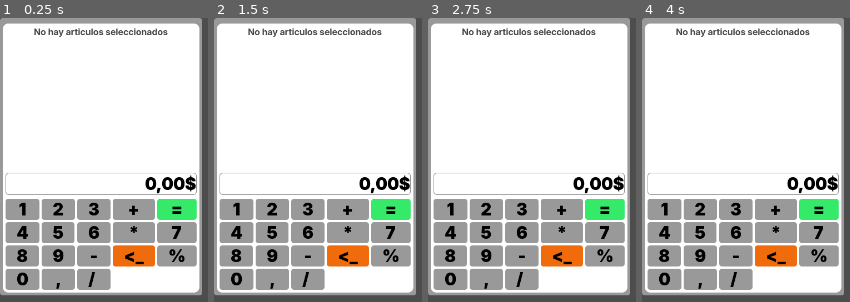
Above: before the commit, frames 1-4 (left to right).
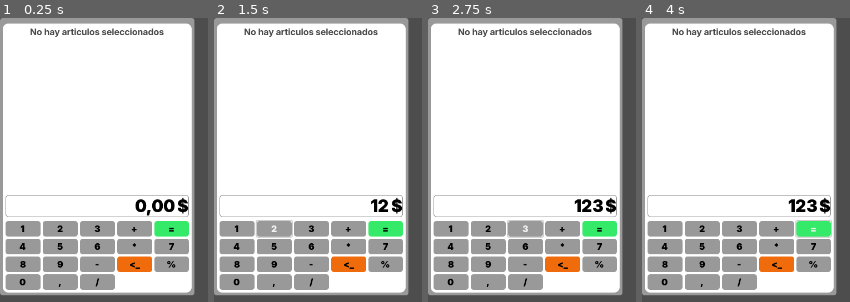
Above: after the commit, the same moments.

Repository: rteijeiro/tpv
Game: Godot game, scene res://scenes/calculator.tscn
The game is run twice, just before and just after one commit, with the same random seed, the same clock (stepped at 60 frames per second) and the same inputs. The project has no main scene, so this scene is started directly.
Inputs (mouse positions are in pixels of both pictures, inside the frame that each line leads up to):
- Up to frame 1 (0.25 s): no input
- Up to frame 2 (1.5 s): click (236, 228) at 0.5 s, where only the run after the commit has a clickable "1"; click (274, 228) at 1.25 s, where only the run after the commit has a clickable "2"
- Up to frame 3 (2.75 s): click (525, 228) at 2 s, where only the run after the commit has a clickable "3"
- Up to frame 4 (4 s): click (777, 228) at 2.75 s, where only the run after the commit has a clickable "+"; click (814, 228) at 3.5 s, where only the run after the commit has a clickable "="

The runs differ from the first frame. In frame 1, 23% of the frame differs, in the area x 2-98%, y 0-98%; in frame 2, 23%; in frame 3, 23%; in frame 4, 23%.

Commit message:
Añadido codigo a la calculadora

Diff:
--- /dev/null
+++ b/Scripts/calculator.gd
@@ -0,0 +1,101 @@
+extends Control
+
+
+
+var input: String
+var res: float
+var operation: String
+
+@onready var price = $PanelContainer/MarginContainer/PanelContainer/MarginContainer/VBoxContainer/PanelContainer/HBoxContainer/Price
+
+
+func _on_uno_pressed() -> void:
+	input += '1'
+	price.text = input
+
+func _on_dos_pressed() -> void:
+	input += '2'
+	price.text = input
+
+func _on_tres_pressed() -> void:
+	input += '3'
+	price.text = input
+
+func _on_suma_pressed() -> void:
+	res = int(input)
+	input = ''
+	operation = '+'
+	price.text = input
+
+func _on_resultado_pressed() -> void:
+	if operation == '+':
+		res += float(input)
+	if operation == '-':
+		res -= float(input)
+	if operation == '*':
+		res *= float(input)
+	if operation == '/':
+		res /= float(input)
+	#if operation == '%':
+		#res %= float(input)
+	print(res)
+	price.text = str(res)
+	input = ''
+	res = 0
+
+func _on_cuatro_pressed() -> void:
+	input += '4'
+	price.text = input
+
+func _on_cinco_pressed() -> void:
+	input += '5'
+	price.text = input
+
+func _on_seis_pressed() -> void:
+	input += '6'
+	price.text = input
+
+func _on_multiplicacion_pressed() -> void:
+	res = int(input)
+	input = ''
+	operation = '*'
+	price.text = input
+
+func _on_siete_pressed() -> void:
+	input += '7'
+	price.text = input
+
+
+func _on_ocho_pressed() -> void:
+	input += '8'
+	price.text = input
+
+func _on_nueve_pressed() -> void:
+	input += '9'
+	price.text = input
+
+func _on_resta_pressed() -> void:
+	res = int(input)
+	input = ''
+	operation = '-'
+	price.text = input
+
+func _on_modulo_pressed() -> void:
+	res = int(input)
+	input = ''
+	operation = '%'
+	price.text = input
+
+func _on_cero_pressed() -> void:
+	input += '0'
+	price.text = input
+
+func _on_division_pressed() -> void:
+	res = int(input)
+	input = ''
+	operation = '/'
+	price.text = input
+
+func _on_decimal_pressed() -> void:
+	input += '.'
+	price.text = input
--- a/resources/labelBlack.tres
+++ b/resources/labelBlack.tres
@@ -3,6 +3,8 @@
 [ext_resource type="FontFile" uid="uid://dal6uxhenekc3" path="res://resources/fonts/Inter/static/Inter_18pt-Black.ttf" id="1_gik2c"]
 
 [resource]
+Button/colors/font_color = Color(0, 0, 0, 1)
+Button/fonts/font = ExtResource("1_gik2c")
 Label/colors/font_color = Color(0, 0, 0, 1)
 Label/font_sizes/font_size = 30
 Label/fonts/font = ExtResource("1_gik2c")
--- a/scenes/calculator.tscn
+++ b/scenes/calculator.tscn
@@ -1,11 +1,12 @@
-[gd_scene load_steps=9 format=3 uid="uid://qd5tpgl2irrl"]
+[gd_scene load_steps=10 format=3 uid="uid://qd5tpgl2irrl"]
 
 [ext_resource type="Theme" uid="uid://dxg4j6hfoj3dt" path="res://resources/Panel1.tres" id="1_31te4"]
+[ext_resource type="Script" path="res://Scripts/calculator.gd" id="1_ro82a"]
 [ext_resource type="Theme" uid="uid://fw24islvifh8" path="res://resources/Panel2.tres" id="2_wwhxw"]
 [ext_resource type="Theme" uid="uid://cfua7b52vmq81" path="res://resources/labelGrey.tres" id="3_v6kyr"]
 [ext_resource type="Theme" uid="uid://r6wp7kvp0mwx" path="res://resources/labelBlack.tres" id="4_n0t3b"]
 [ext_resource type="Theme" uid="uid://cps3nhy3hktjg" path="res://resources/panelGreen.tres" id="5_oqaqp"]
-[ext_resource type="Theme" uid="uid://dt5i4g751q0rg" path="res://scenes/panelOrange.tres" id="6_jcd2c"]
+[ext_resource type="Theme" uid="uid://dt5i4g751q0rg" path="res://resources/panelOrange.tres" id="6_jcd2c"]
 
 [sub_resource type="StyleBoxFlat" id="StyleBoxFlat_hbh88"]
 bg_color = Color(1, 1, 1, 1)
@@ -29,6 +30,7 @@
 anchor_bottom = 1.0
 grow_horizontal = 2
 grow_vertical = 2
+script = ExtResource("1_ro82a")
 
 [node name="PanelContainer" type="PanelContainer" parent="."]
 layout_mode = 0
@@ -70,284 +72,254 @@
 layout_mode = 2
 theme = SubResource("Theme_2rnip")
 
-[node name="Label" type="Label" parent="PanelContainer/MarginContainer/PanelContainer/MarginContainer/VBoxContainer/PanelContainer"]
-layout_mode = 2
-theme = ExtResource("4_n0t3b")
-text = "0,00$"
+[node name="HBoxContainer" type="HBoxContainer" parent="PanelContainer/MarginContainer/PanelContainer/MarginContainer/VBoxContainer/PanelContainer"]
+layout_mode = 2
+alignment = 2
+
+[node name="Price" type="Label" parent="PanelContainer/MarginContainer/PanelContainer/MarginContainer/VBoxContainer/PanelContainer/HBoxContainer"]
+layout_mode = 2
+theme = ExtResource("4_n0t3b")
+text = "0,00"
 horizontal_alignment = 2
 
+[node name="$" type="Label" parent="PanelContainer/MarginContainer/PanelContainer/MarginContainer/VBoxContainer/PanelContainer/HBoxContainer"]
+layout_mode = 2
+theme = ExtResource("4_n0t3b")
+text = "$"
+
 [node name="GridContainer" type="GridContainer" parent="PanelContainer/MarginContainer/PanelContainer/MarginContainer/VBoxContainer"]
 layout_mode = 2
-size_flags_horizontal = 4
-size_flags_vertical = 8
 columns = 5
 
 [node name="PanelContainer" type="PanelContainer" parent="PanelContainer/MarginContainer/PanelContainer/MarginContainer/VBoxContainer/GridContainer"]
 layout_mode = 2
-theme = ExtResource("1_31te4")
-
-[node name="MarginContainer" type="MarginContainer" parent="PanelContainer/MarginContainer/PanelContainer/MarginContainer/VBoxContainer/GridContainer/PanelContainer"]
-layout_mode = 2
-theme_override_constants/margin_left = 20
-theme_override_constants/margin_right = 20
-
-[node name="Label" type="Label" parent="PanelContainer/MarginContainer/PanelContainer/MarginContainer/VBoxContainer/GridContainer/PanelContainer/MarginContainer"]
+size_flags_horizontal = 3
+size_flags_vertical = 3
+theme = ExtResource("1_31te4")
+
+[node name="Uno" type="Button" parent="PanelContainer/MarginContainer/PanelContainer/MarginContainer/VBoxContainer/GridContainer/PanelContainer"]
 layout_mode = 2
 theme = ExtResource("4_n0t3b")
 text = "1"
-horizontal_alignment = 1
+flat = true
 
 [node name="PanelContainer2" type="PanelContainer" parent="PanelContainer/MarginContainer/PanelContainer/MarginContainer/VBoxContainer/GridContainer"]
 layout_mode = 2
-theme = ExtResource("1_31te4")
-
-[node name="MarginContainer" type="MarginContainer" parent="PanelContainer/MarginContainer/PanelContainer/MarginContainer/VBoxContainer/GridContainer/PanelContainer2"]
-layout_mode = 2
-theme_override_constants/margin_left = 20
-theme_override_constants/margin_right = 20
-
-[node name="Label" type="Label" parent="PanelContainer/MarginContainer/PanelContainer/MarginContainer/VBoxContainer/GridContainer/PanelContainer2/MarginContainer"]
+size_flags_horizontal = 3
+size_flags_vertical = 3
+theme = ExtResource("1_31te4")
+
+[node name="Dos" type="Button" parent="PanelContainer/MarginContainer/PanelContainer/MarginContainer/VBoxContainer/GridContainer/PanelContainer2"]
 layout_mode = 2
 theme = ExtResource("4_n0t3b")
 text = "2"
-horizontal_alignment = 1
+flat = true
 
 [node name="PanelContainer5" type="PanelContainer" parent="PanelContainer/MarginContainer/PanelContainer/MarginContainer/VBoxContainer/GridContainer"]
 layout_mode = 2
-theme = ExtResource("1_31te4")
-
-[node name="MarginContainer" type="MarginContainer" parent="PanelContainer/MarginContainer/PanelContainer/MarginContainer/VBoxContainer/GridContainer/PanelContainer5"]
-layout_mode = 2
-theme_override_constants/margin_left = 20
-theme_override_constants/margin_right = 20
-
-[node name="Label" type="Label" parent="PanelContainer/MarginContainer/PanelContainer/MarginContainer/VBoxContainer/GridContainer/PanelContainer5/MarginContainer"]
+size_flags_horizontal = 3
+size_flags_vertical = 3
+theme = ExtResource("1_31te4")
+
+[node name="Tres" type="Button" parent="PanelContainer/MarginContainer/PanelContainer/MarginContainer/VBoxContainer/GridContainer/PanelContainer5"]
 layout_mode = 2
 theme = ExtResource("4_n0t3b")
 text = "3"
-horizontal_alignment = 1
+flat = true
 
 [node name="PanelContainer11" type="PanelContainer" parent="PanelContainer/MarginContainer/PanelContainer/MarginContainer/VBoxContainer/GridContainer"]
 layout_mode = 2
-theme = ExtResource("1_31te4")
-
-[node name="MarginContainer" type="MarginContainer" parent="PanelContainer/MarginContainer/PanelContainer/MarginContainer/VBoxContainer/GridContainer/PanelContainer11"]
-layout_mode = 2
-theme_override_constants/margin_left = 20
-theme_override_constants/margin_right = 20
-
-[node name="Label" type="Label" parent="PanelContainer/MarginContainer/PanelContainer/MarginContainer/VBoxContainer/GridContainer/PanelContainer11/MarginContainer"]
+size_flags_horizontal = 3
+size_flags_vertical = 3
+theme = ExtResource("1_31te4")
+
+[node name="Suma" type="Button" parent="PanelContainer/MarginContainer/PanelContainer/MarginContainer/VBoxContainer/GridContainer/PanelContainer11"]
 layout_mode = 2
 theme = ExtResource("4_n0t3b")
 text = "+"
-horizontal_alignment = 1
+flat = true
 
 [node name="PanelContainer17" type="PanelContainer" parent="PanelContainer/MarginContainer/PanelContainer/MarginContainer/VBoxContainer/GridContainer"]
 layout_mode = 2
+size_flags_vertical = 3
+size_flags_stretch_ratio = 2.0
 theme = ExtResource("5_oqaqp")
 
-[node name="MarginContainer" type="MarginContainer" parent="PanelContainer/MarginContainer/PanelContainer/MarginContainer/VBoxContainer/GridContainer/PanelContainer17"]
-layout_mode = 2
-theme_override_constants/margin_left = 20
-theme_override_constants/margin_right = 20
-
-[node name="Label" type="Label" parent="PanelContainer/MarginContainer/PanelContainer/MarginContainer/VBoxContainer/GridContainer/PanelContainer17/MarginContainer"]
+[node name="Resultado" type="Button" parent="PanelContainer/MarginContainer/PanelContainer/MarginContainer/VBoxContainer/GridContainer/PanelContainer17"]
 layout_mode = 2
 theme = ExtResource("4_n0t3b")
 text = "="
-horizontal_alignment = 1
+flat = true
 
 [node name="PanelContainer4" type="PanelContainer" parent="PanelContainer/MarginContainer/PanelContainer/MarginContainer/VBoxContainer/GridContainer"]
 layout_mode = 2
-theme = ExtResource("1_31te4")
-
-[node name="MarginContainer" type="MarginContainer" parent="PanelContainer/MarginContainer/PanelContainer/MarginContainer/VBoxContainer/GridContainer/PanelContainer4"]
-layout_mode = 2
-theme_override_constants/margin_left = 20
-theme_override_constants/margin_right = 20
-
-[node name="Label" type="Label" parent="PanelContainer/MarginContainer/PanelContainer/MarginContainer/VBoxContainer/GridContainer/PanelContainer4/MarginContainer"]
+size_flags_horizontal = 3
+size_flags_vertical = 3
+theme = ExtResource("1_31te4")
+
+[node name="Cuatro" type="Button" parent="PanelContainer/MarginContainer/PanelContainer/MarginContainer/VBoxContainer/GridContainer/PanelContainer4"]
 layout_mode = 2
 theme = ExtResource("4_n0t3b")
 text = "4"
+flat = true
 
 [node name="PanelContainer3" type="PanelContainer" parent="PanelContainer/MarginContainer/PanelContainer/MarginContainer/VBoxContainer/GridContainer"]
 layout_mode = 2
-size_flags_horizontal = 4
-size_flags_vertical = 4
-theme = ExtResource("1_31te4")
-
-[node name="MarginContainer" type="MarginContainer" parent="PanelContainer/MarginContainer/PanelContainer/MarginContainer/VBoxContainer/GridContainer/PanelContainer3"]
-layout_mode = 2
-theme_override_constants/margin_left = 20
-theme_override_constants/margin_right = 20
-
-[node name="Label" type="Label" parent="PanelContainer/MarginContainer/PanelContainer/MarginContainer/VBoxContainer/GridContainer/PanelContainer3/MarginContainer"]
+theme = ExtResource("1_31te4")
+
+[node name="Cinco" type="Button" parent="PanelContainer/MarginContainer/PanelContainer/MarginContainer/VBoxContainer/GridContainer/PanelContainer3"]
 layout_mode = 2
 theme = ExtResource("4_n0t3b")
 text = "5"
+flat = true
 
 [node name="PanelContainer6" type="PanelContainer" parent="PanelContainer/MarginContainer/PanelContainer/MarginContainer/VBoxContainer/GridContainer"]
 layout_mode = 2
-theme = ExtResource("1_31te4")
-
-[node name="MarginContainer" type="MarginContainer" parent="PanelContainer/MarginContainer/PanelContainer/MarginContainer/VBoxContainer/GridContainer/PanelContainer6"]
-layout_mode = 2
-theme_override_constants/margin_left = 20
-theme_override_constants/margin_right = 20
-
-[node name="Label" type="Label" parent="PanelContainer/MarginContainer/PanelContainer/MarginContainer/VBoxContainer/GridContainer/PanelContainer6/MarginContainer"]
+size_flags_horizontal = 3
+size_flags_vertical = 3
+theme = ExtResource("1_31te4")
+
+[node name="Seis" type="Button" parent="PanelContainer/MarginContainer/PanelContainer/MarginContainer/VBoxContainer/GridContainer/PanelContainer6"]
 layout_mode = 2
 theme = ExtResource("4_n0t3b")
 text = "6"
+flat = true
 
 [node name="PanelContainer12" type="PanelContainer" parent="PanelContainer/MarginContainer/PanelContainer/MarginContainer/VBoxContainer/GridContainer"]
 layout_mode = 2
-theme = ExtResource("1_31te4")
-
-[node name="MarginContainer" type="MarginContainer" parent="PanelContainer/MarginContainer/PanelContainer/MarginContainer/VBoxContainer/GridContainer/PanelContainer12"]
-layout_mode = 2
-theme_override_constants/margin_left = 20
-theme_override_constants/margin_right = 20
-
-[node name="Label" type="Label" parent="PanelContainer/MarginContainer/PanelContainer/MarginContainer/VBoxContainer/GridContainer/PanelContainer12/MarginContainer"]
+size_flags_horizontal = 3
+size_flags_vertical = 3
+theme = ExtResource("1_31te4")
+
+[node name="Multiplicacion" type="Button" parent="PanelContainer/MarginContainer/PanelContainer/MarginContainer/VBoxContainer/GridContainer/PanelContainer12"]
 layout_mode = 2
 theme = ExtResource("4_n0t3b")
 text = "*"
-horizontal_alignment = 1
+flat = true
 
 [node name="PanelContainer7" type="PanelContainer" parent="PanelContainer/MarginContainer/PanelContainer/MarginContainer/VBoxContainer/GridContainer"]
 layout_mode = 2
-theme = ExtResource("1_31te4")
-
-[node name="MarginContainer" type="MarginContainer" parent="PanelContainer/MarginContainer/PanelContainer/MarginContainer/VBoxContainer/GridContainer/PanelContainer7"]
-layout_mode = 2
-theme_override_constants/margin_left = 20
-theme_override_constants/margin_right = 20
-
-[node name="Label" type="Label" parent="PanelContainer/MarginContainer/PanelContainer/MarginContainer/VBoxContainer/GridContainer/PanelContainer7/MarginContainer"]
+size_flags_horizontal = 3
+size_flags_vertical = 3
+theme = ExtResource("1_31te4")
+
+[node name="Siete" type="Button" parent="PanelContainer/MarginContainer/PanelContainer/MarginContainer/VBoxContainer/GridContainer/PanelContainer7"]
 layout_mode = 2
 theme = ExtResource("4_n0t3b")
 text = "7"
-horizontal_alignment = 1
+flat = true
 
 [node name="PanelContainer8" type="PanelContainer" parent="PanelContainer/MarginContainer/PanelContainer/MarginContainer/VBoxContainer/GridContainer"]
 layout_mode = 2
-size_flags_horizontal = 4
-size_flags_vertical = 4
-theme = ExtResource("1_31te4")
-
-[node name="MarginContainer" type="MarginContainer" parent="PanelContainer/MarginContainer/PanelContainer/MarginContainer/VBoxContainer/GridContainer/PanelContainer8"]
-layout_mode = 2
-theme_override_constants/margin_left = 20
-theme_override_constants/margin_right = 20
-
-[node name="Label" type="Label" parent="PanelContainer/MarginContainer/PanelContainer/MarginContainer/VBoxContainer/GridContainer/PanelContainer8/MarginContainer"]
+size_flags_horizontal = 3
+size_flags_vertical = 3
+theme = ExtResource("1_31te4")
+
+[node name="Ocho" type="Button" parent="PanelContainer/MarginContainer/PanelContainer/MarginContainer/VBoxContainer/GridContainer/PanelContainer8"]
 layout_mode = 2
 theme = ExtResource("4_n0t3b")
 text = "8"
+flat = true
 
 [node name="PanelContainer9" type="PanelContainer" parent="PanelContainer/MarginContainer/PanelContainer/MarginContainer/VBoxContainer/GridContainer"]
 layout_mode = 2
-theme = ExtResource("1_31te4")
-
-[node name="MarginContainer" type="MarginContainer" parent="PanelContainer/MarginContainer/PanelContainer/MarginContainer/VBoxContainer/GridContainer/PanelContainer9"]
-layout_mode = 2
-theme_override_constants/margin_left = 20
-theme_override_constants/margin_right = 20
-
-[node name="Label" type="Label" parent="PanelContainer/MarginContainer/PanelContainer/MarginContainer/VBoxContainer/GridContainer/PanelContainer9/MarginContainer"]
+size_flags_horizontal = 3
+size_flags_vertical = 3
+theme = ExtResource("1_31te4")
+
+[node name="Nueve" type="Button" parent="PanelContainer/MarginContainer/PanelContainer/MarginContainer/VBoxContainer/GridContainer/PanelContainer9"]
 layout_mode = 2
 theme = ExtResource("4_n0t3b")
 text = "9"
-horizontal_alignment = 1
+flat = true
 
 [node name="PanelContainer13" type="PanelContainer" parent="PanelContainer/MarginContainer/PanelContainer/MarginContainer/VBoxContainer/GridContainer"]
 layout_mode = 2
-theme = ExtResource("1_31te4")
-
-[node name="MarginContainer" type="MarginContainer" parent="PanelContainer/MarginContainer/PanelContainer/MarginContainer/VBoxContainer/GridContainer/PanelContainer13"]
-layout_mode = 2
-theme_override_constants/margin_left = 20
-theme_override_constants/margin_right = 20
-
-[node name="Label" type="Label" parent="PanelContainer/MarginContainer/PanelContainer/MarginContainer/VBoxContainer/GridContainer/PanelContainer13/MarginContainer"]
+size_flags_horizontal = 3
+size_flags_vertical = 3
+theme = ExtResource("1_31te4")
+
+[node name="Resta" type="Button" parent="PanelContainer/MarginContainer/PanelContainer/MarginContainer/VBoxContainer/GridContainer/PanelContainer13"]
 layout_mode = 2
 theme = ExtResource("4_n0t3b")
 text = "-"
-horizontal_alignment = 1
+flat = true
 
 [node name="PanelContainer18" type="PanelContainer" parent="PanelContainer/MarginContainer/PanelContainer/MarginContainer/VBoxContainer/GridContainer"]
 layout_mode = 2
+size_flags_horizontal = 3
+size_flags_vertical = 3
+size_flags_stretch_ratio = 2.0
 theme = ExtResource("6_jcd2c")
 
-[node name="MarginContainer" type="MarginContainer" parent="PanelContainer/MarginContainer/PanelContainer/MarginContainer/VBoxContainer/GridContainer/PanelContainer18"]
-layout_mode = 2
-theme_override_constants/margin_left = 20
-theme_override_constants/margin_right = 20
-
-[node name="Label" type="Label" parent="PanelContainer/MarginContainer/PanelContainer/MarginContainer/VBoxContainer/GridContainer/PanelContainer18/MarginContainer"]
+[node name="<_" type="Button" parent="PanelContainer/MarginContainer/PanelContainer/MarginContainer/VBoxContainer/GridContainer/PanelContainer18"]
 layout_mode = 2
 theme = ExtResource("4_n0t3b")
 text = "<_"
-horizontal_alignment = 1
+flat = true
 
 [node name="PanelContainer14" type="PanelContainer" parent="PanelContainer/MarginContainer/PanelContainer/MarginContainer/VBoxContainer/GridContainer"]
 layout_mode = 2
-size_flags_horizontal = 4
-size_flags_vertical = 4
-theme = ExtResource("1_31te4")
-
-[node name="MarginContainer" type="MarginContainer" parent="PanelContainer/MarginContainer/PanelContainer/MarginContainer/VBoxContainer/GridContainer/PanelContainer14"]
-layout_mode = 2
-theme_override_constants/margin_left = 20
-theme_override_constants/margin_right = 20
-
-[node name="Label" type="Label" parent="PanelContainer/MarginContainer/PanelContainer/MarginContainer/VBoxContainer/GridContainer/PanelContainer14/MarginContainer"]
+size_flags_horizontal = 3
+size_flags_vertical = 3
+theme = ExtResource("1_31te4")
+
+[node name="Modulo" type="Button" parent="PanelContainer/MarginContainer/PanelContainer/MarginContainer/VBoxContainer/GridContainer/PanelContainer14"]
 layout_mode = 2
 theme = ExtResource("4_n0t3b")
 text = "%"
-horizontal_alignment = 1
+flat = true
 
 [node name="PanelContainer10" type="PanelContainer" parent="PanelContainer/MarginContainer/PanelContainer/MarginContainer/VBoxContainer/GridContainer"]
 layout_mode = 2
-theme = ExtResource("1_31te4")
-
-[node name="MarginContainer" type="MarginContainer" parent="PanelContainer/MarginContainer/PanelContainer/MarginContainer/VBoxContainer/GridContainer/PanelContainer10"]
-layout_mode = 2
-theme_override_constants/margin_left = 20
-theme_override_constants/margin_right = 20
-
-[node name="Label" type="Label" parent="PanelContainer/MarginContainer/PanelContainer/MarginContainer/VBoxContainer/GridContainer/PanelContainer10/MarginContainer"]
+size_flags_horizontal = 3
+size_flags_vertical = 3
+theme = ExtResource("1_31te4")
+
+[node name="Cero" type="Button" parent="PanelContainer/MarginContainer/PanelContainer/MarginContainer/VBoxContainer/GridContainer/PanelContainer10"]
 layout_mode = 2
 theme = ExtResource("4_n0t3b")
 text = "0"
+flat = true
 
 [node name="PanelContainer15" type="PanelContainer" parent="PanelContainer/MarginContainer/PanelContainer/MarginContainer/VBoxContainer/GridContainer"]
 layout_mode = 2
-theme = ExtResource("1_31te4")
-
-[node name="MarginContainer" type="MarginContainer" parent="PanelContainer/MarginContainer/PanelContainer/MarginContainer/VBoxContainer/GridContainer/PanelContainer15"]
-layout_mode = 2
-theme_override_constants/margin_left = 20
-theme_override_constants/margin_right = 20
-
-[node name="Label" type="Label" parent="PanelContainer/MarginContainer/PanelContainer/MarginContainer/VBoxContainer/GridContainer/PanelContainer15/MarginContainer"]
+size_flags_horizontal = 3
+size_flags_vertical = 3
+theme = ExtResource("1_31te4")
+
+[node name="Decimal" type="Button" parent="PanelContainer/MarginContainer/PanelContainer/MarginContainer/VBoxContainer/GridContainer/PanelContainer15"]
 layout_mode = 2
 theme = ExtResource("4_n0t3b")
 text = ","
-horizontal_alignment = 1
+flat = true
 
 [node name="PanelContainer16" type="PanelContainer" parent="PanelContainer/MarginContainer/PanelContainer/MarginContainer/VBoxContainer/GridContainer"]
 layout_mode = 2
-theme = ExtResource("1_31te4")
-
-[node name="MarginContainer" type="MarginContainer" parent="PanelContainer/MarginContainer/PanelContainer/MarginContainer/VBoxContainer/GridContainer/PanelContainer16"]
-layout_mode = 2
-theme_override_constants/margin_left = 20
-theme_override_constants/margin_right = 20
-
-[node name="Label" type="Label" parent="PanelContainer/MarginContainer/PanelContainer/MarginContainer/VBoxContainer/GridContainer/PanelContainer16/MarginContainer"]
+size_flags_horizontal = 3
+size_flags_vertical = 3
+theme = ExtResource("1_31te4")
+
+[node name="Division" type="Button" parent="PanelContainer/MarginContainer/PanelContainer/MarginContainer/VBoxContainer/GridContainer/PanelContainer16"]
 layout_mode = 2
 theme = ExtResource("4_n0t3b")
 text = "/"
+flat = true
+
+[connection signal="pressed" from="PanelContainer/MarginContainer/PanelContainer/MarginContainer/VBoxContainer/GridContainer/PanelContainer/Uno" to="." method="_on_uno_pressed"]
+[connection signal="pressed" from="PanelContainer/MarginContainer/PanelContainer/MarginContainer/VBoxContainer/GridContainer/PanelContainer2/Dos" to="." method="_on_dos_pressed"]
+[connection signal="pressed" from="PanelContainer/MarginContainer/PanelContainer/MarginContainer/VBoxContainer/GridContainer/PanelContainer5/Tres" to="." method="_on_tres_pressed"]
+[connection signal="pressed" from="PanelContainer/MarginContainer/PanelContainer/MarginContainer/VBoxContainer/GridContainer/PanelContainer11/Suma" to="." method="_on_suma_pressed"]
+[connection signal="pressed" from="PanelContainer/MarginContainer/PanelContainer/MarginContainer/VBoxContainer/GridContainer/PanelContainer17/Resultado" to="." method="_on_resultado_pressed"]
+[connection signal="pressed" from="PanelContainer/MarginContainer/PanelContainer/MarginContainer/VBoxContainer/GridContainer/PanelContainer4/Cuatro" to="." method="_on_cuatro_pressed"]
+[connection signal="pressed" from="PanelContainer/MarginContainer/PanelContainer/MarginContainer/VBoxContainer/GridContainer/PanelContainer3/Cinco" to="." method="_on_cinco_pressed"]
+[connection signal="pressed" from="PanelContainer/MarginContainer/PanelContainer/MarginContainer/VBoxContainer/GridContainer/PanelContainer6/Seis" to="." method="_on_seis_pressed"]
+[connection signal="pressed" from="PanelContainer/MarginContainer/PanelContainer/MarginContainer/VBoxContainer/GridContainer/PanelContainer12/Multiplicacion" to="." method="_on_multiplicacion_pressed"]
+[connection signal="pressed" from="PanelContainer/MarginContainer/PanelContainer/MarginContainer/VBoxContainer/GridContainer/PanelContainer7/Siete" to="." method="_on_siete_pressed"]
+[connection signal="pressed" from="PanelContainer/MarginContainer/PanelContainer/MarginContainer/VBoxContainer/GridContainer/PanelContainer8/Ocho" to="." method="_on_ocho_pressed"]
+[connection signal="pressed" from="PanelContainer/MarginContainer/PanelContainer/MarginContainer/VBoxContainer/GridContainer/PanelContainer9/Nueve" to="." method="_on_nueve_pressed"]
+[connection signal="pressed" from="PanelContainer/MarginContainer/PanelContainer/MarginContainer/VBoxContainer/GridContainer/PanelContainer13/Resta" to="." method="_on_resta_pressed"]
+[connection signal="pressed" from="PanelContainer/MarginContainer/PanelContainer/MarginContainer/VBoxContainer/GridContainer/PanelContainer14/Modulo" to="." method="_on_modulo_pressed"]
+[connection signal="pressed" from="PanelContainer/MarginContainer/PanelContainer/MarginContainer/VBoxContainer/GridContainer/PanelContainer10/Cero" to="." method="_on_cero_pressed"]
+[connection signal="pressed" from="PanelContainer/MarginContainer/PanelContainer/MarginContainer/VBoxContainer/GridContainer/PanelContainer15/Decimal" to="." method="_on_decimal_pressed"]
+[connection signal="pressed" from="PanelContainer/MarginContainer/PanelContainer/MarginContainer/VBoxContainer/GridContainer/PanelContainer16/Division" to="." method="_on_division_pressed"]
Renamed: scenes/panelOrange.tres -> resources/panelOrange.tres
